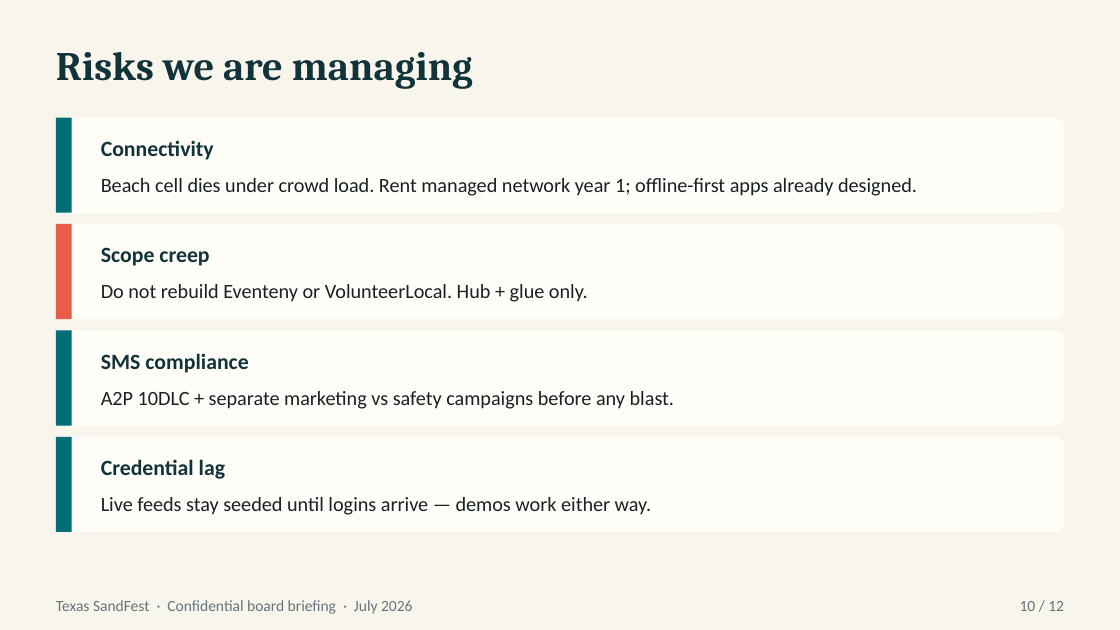
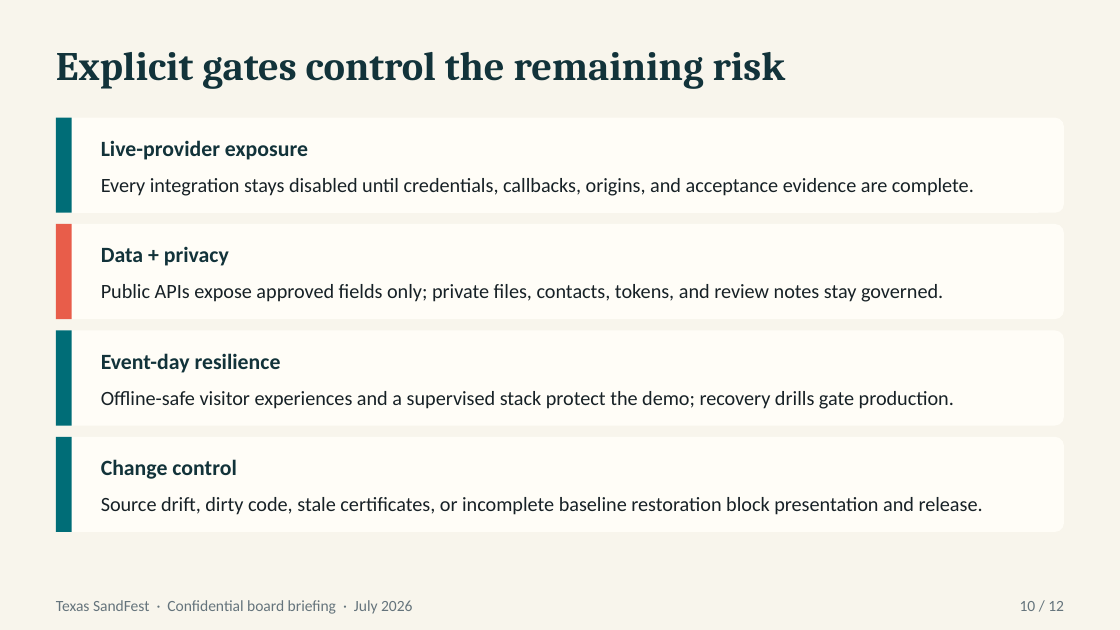
Before and after one commit to nickbmerrill-collab/texas-sandfest, a slide deck: slide 10 of docs/presentations/SandFest-Board-Platform-Briefing.pptx. Drawn at 1120x630 pixels with LibreOffice and Linux fonts; fonts in the diff are those of the drawing. Boxes give left, top, right and bottom in pixels: in the first picture for what was removed or moved away, otherwise in the second. Text is boxed around its words. In the diff, an @@ line names an element or a change of style, - is before the commit and + after.

```diff
--- a/docs/presentations/SandFest-Board-Platform-Briefing.pptx
+++ b/docs/presentations/SandFest-Board-Platform-Briefing.pptx
@@ text at (56,52,786,89): text changed @@
-Risks we are managing
+Explicit gates control the remaining risk
@@ text at (101,140,308,160): text changed @@
-Connectivity
+Live-provider exposure
@@ text at (101,178,974,196): text changed @@
-Beach cell dies under crowd load. Rent managed network year 1; offline-first apps already designed.
+Every integration stays disabled until credentials, callbacks, origins, and acceptance evidence are complete.
@@ text at (101,246,229,266): text changed @@
-Scope creep
+Data + privacy
@@ text at (101,284,943,302): text changed @@
-Do not rebuild Eventeny or VolunteerLocal. Hub + glue only.
+Public APIs expose approved fields only; private files, contacts, tokens, and review notes stay governed.
@@ text at (101,353,281,373): text changed @@
-SMS compliance
+Event-day resilience
@@ text at (101,391,954,409): text changed @@
-A2P 10DLC + separate marketing vs safety campaigns before any blast.
+Offline-safe visitor experiences and a supervised stack protect the demo; recovery drills gate production.
@@ text at (101,459,236,479): text changed @@
-Credential lag
+Change control
@@ text at (101,497,983,515): text changed @@
-Live feeds stay seeded until logins arrive — demos work either way.
+Source drift, dirty code, stale certificates, or incomplete baseline restoration block presentation and release.
```
Also in this commit, not shown: 9 other slides changed, 2 slides added, 2 slides removed, 17 other files.
